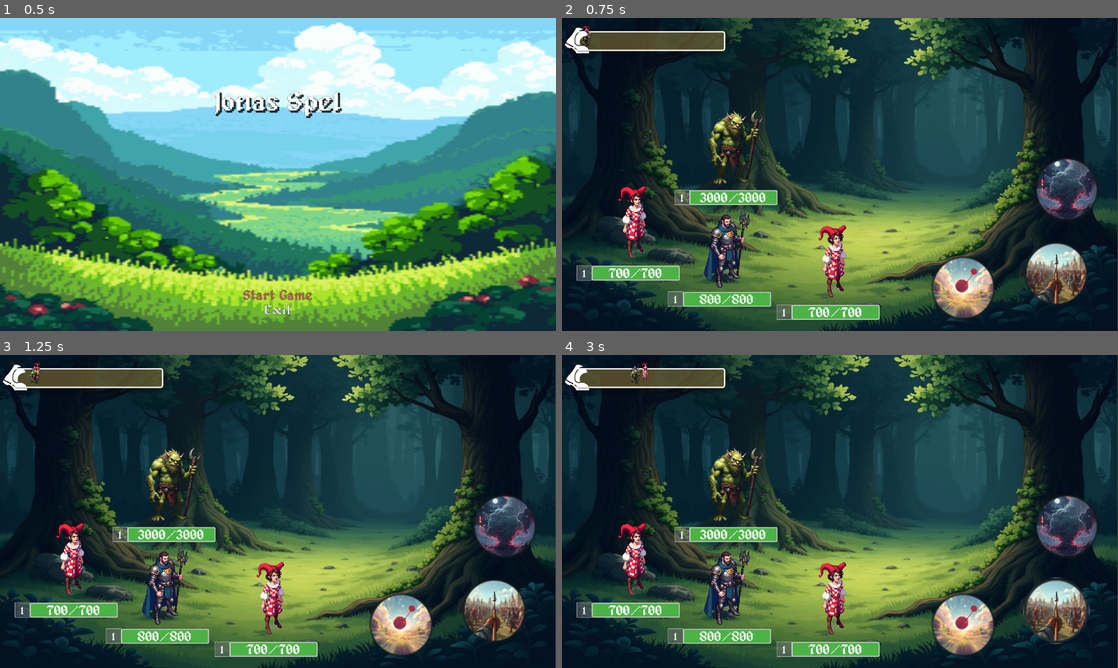
Above: before the commit, frames 1-4 (two rows, left to right).
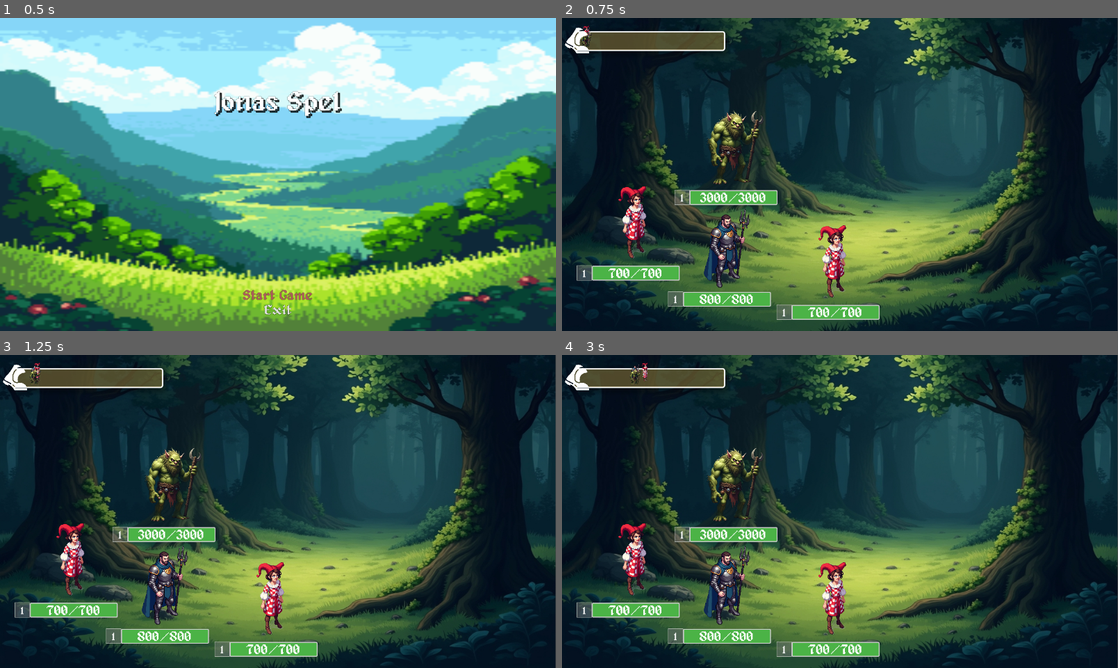
Above: after the commit, the same moments.

Repository: Pensho/Champ_Collector_2
Game: Godot game, scene res://Scenes/main.tscn
Same seed, same stepped clock (60 frames per second), same inputs: the game is played once before the commit and once after it.
Inputs (mouse positions are in pixels of both pictures, inside the frame that each line leads up to):
- Up to frame 1 (0.5 s): no input
- Up to frame 2 (0.75 s): click "Start Game" at 0.5 s
- Up to frame 3 (1.25 s): no input
- Up to frame 4 (3 s): click (634, 558) at 1.27 s; click (962, 624) at 2.02 s; click (1056, 611) at 2.77 s

Frame 1 is identical in both runs. In frame 2, 4.9% of the frame differs, in the area x 66-97%, y 44-96%; in frame 3, 4.9%; in frame 4, 5.1%.

Commit message:
Battle turn reset
Skills now wont show unless an allied character has their turn to act.
If a skill is successfully performed, then the skills will be hidden and the character will restart its' turn progress.

Diff:
--- a/Data/Character_Enemy_Variants/Troll.tres
+++ b/Data/Character_Enemy_Variants/Troll.tres
@@ -11,7 +11,7 @@
 _rarity = 2
 _faction = 4
 _role = 11
-_skills = Array[ExtResource("1_cbdx7")]([ExtResource("2_w75o3")])
+_skills = Array[ExtResource("1_cbdx7")]([ExtResource("2_w75o3"), ExtResource("2_w75o3"), ExtResource("2_w75o3")])
 _health = 300
 _speed = 50
 _attack = 100
--- a/Data/Character_Player_Variants/Knight.tres
+++ b/Data/Character_Player_Variants/Knight.tres
@@ -11,7 +11,7 @@
 _rarity = 0
 _faction = 0
 _role = 3
-_skills = Array[ExtResource("2_vmxkg")]([ExtResource("3_evj8v")])
+_skills = Array[ExtResource("2_vmxkg")]([ExtResource("3_evj8v"), ExtResource("3_evj8v"), ExtResource("3_evj8v")])
 _health = 80
 _speed = 50
 _attack = 50
--- a/Scenes/battle_ui.tscn
+++ b/Scenes/battle_ui.tscn
@@ -115,6 +115,7 @@
 expand_mode = 1
 
 [node name="Skill_1" type="Button" parent="Camera2D"]
+visible = false
 material = SubResource("ShaderMaterial_d07u5")
 offset_left = 209.0
 offset_top = 186.0
@@ -124,6 +125,7 @@
 expand_icon = true
 
 [node name="Skill_2" type="Button" parent="Camera2D"]
+visible = false
 material = SubResource("ShaderMaterial_6lbqc")
 offset_left = 423.0
 offset_top = 153.0
@@ -133,6 +135,7 @@
 expand_icon = true
 
 [node name="Skill_3" type="Button" parent="Camera2D"]
+visible = false
 material = SubResource("ShaderMaterial_rvbdk")
 offset_left = 447.0
 offset_top = -41.0
--- a/Scripts/battle.gd
+++ b/Scripts/battle.gd
@@ -23,19 +23,23 @@
 			Update(p_delta, i)
 
 func Update(p_delta: float, p_characterID: int) -> void:
-	if (-1 != _characterIDs_turn):
+	if (ALLY_IDS.has(_characterIDs_turn) or ENEMY_IDS.has(_characterIDs_turn)):
 		return
 	if(_characters[p_characterID]._currentHealth <= 0):
 		return
 	if(_battle_ui._char_turns[p_characterID].position.x + _battle_ui._char_turns[p_characterID].get_rect().size.x < TURN_POS_X_THRESHOLD):
-		_battle_ui._char_turns[p_characterID].position = _battle_ui._char_turns[p_characterID].position + Vector2(_characters[p_characterID]._speed * p_delta, 0)
+		_battle_ui._char_turns[p_characterID].position += Vector2(_characters[p_characterID]._speed * p_delta, 0)
 	else:
 		_characterIDs_turn = p_characterID
 		_turn_indicator.position.x = _character_repr[p_characterID].position.x + (_character_repr[p_characterID]._character_texture.size.x * 0.5) - (_turn_indicator.size.x * 0.5)
 		_turn_indicator.position.y = _character_repr[p_characterID].position.y - _turn_indicator.size.y
-		_battle_ui.SetSkill1Texture(_characters[p_characterID]._skills[0].icon_path)
-		_battle_ui.SetSkill2Texture(_characters[p_characterID]._skills[1].icon_path)
-		_battle_ui.SetSkill3Texture(_characters[p_characterID]._skills[2].icon_path)
+		if(ALLY_IDS.has(p_characterID)):
+			_battle_ui.SetSkill1Texture(_characters[p_characterID]._skills[0].icon_path)
+			_battle_ui.SetSkill2Texture(_characters[p_characterID]._skills[1].icon_path)
+			_battle_ui.SetSkill3Texture(_characters[p_characterID]._skills[2].icon_path)
+			_battle_ui._skill_button_1.show()
+			_battle_ui._skill_button_2.show()
+			_battle_ui._skill_button_3.show()
 
 func VisualizeCharacter(p_characterID: int) -> void:
 	_character_repr[p_characterID]._level.text = str(_characters[p_characterID]._level)
@@ -102,9 +106,15 @@
 	return false
 
 func _on_character_battle_target_selected(p_target_ID: int) -> void:
-	if(_characterIDs_turn != -1):
+	if(ALLY_IDS.has(_characterIDs_turn) or ENEMY_IDS.has(_characterIDs_turn)):
 		if(IsSkillTargetValid(p_target_ID, _characterIDs_turn)):
 			print("Target for skill found!")
+			# TODO: Resolve skill.
+			_battle_ui._skill_button_1.hide()
+			_battle_ui._skill_button_2.hide()
+			_battle_ui._skill_button_3.hide()
+			_battle_ui._char_turns[_characterIDs_turn].position -= Vector2(TURN_POS_X_THRESHOLD - _battle_ui._char_turns[_characterIDs_turn].get_rect().size.x, 0)
+			_characterIDs_turn = -1
 		else:
 			print("Invalid target for skill")
 
